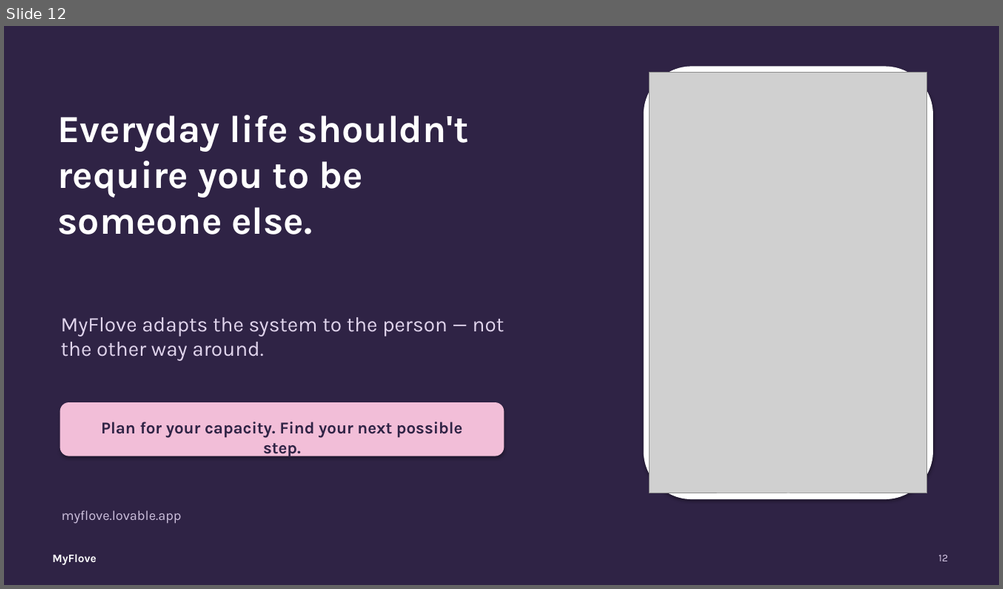
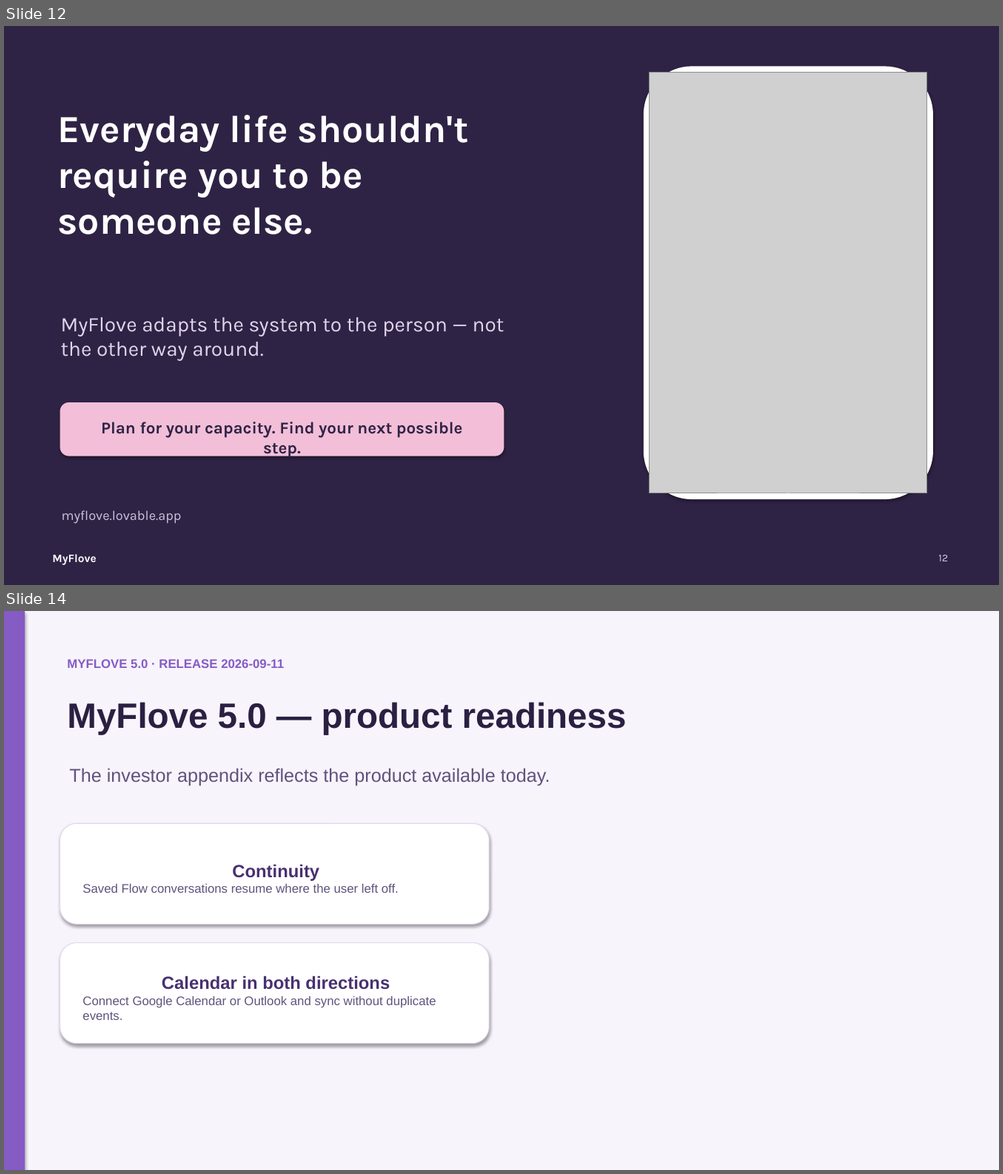
Before and after one commit to camillabaksi/myflove-926d3d31, a slide deck: public/pitch/MyFlove_Investor_Pitch_3min_EN.pptx. Shown one above the other, each under a label of ours: slide 12 before the commit, slides 12 and 14 after it; the slides between them are not shown. The pictures are 1003x589 and 1003x1174 pixels, drawn with LibreOffice and Linux fonts; fonts in the diff are those of the drawing; grey boxes stand for pictures. Boxes give left, top, right and bottom in pixels: in the first picture for what was removed or moved away, otherwise in the second. Text is boxed around its words. In the diff, an @@ line names an element or a change of style, - is before the commit and + after.

```diff
--- a/public/pitch/MyFlove_Investor_Pitch_3min_EN.pptx
+++ b/public/pitch/MyFlove_Investor_Pitch_3min_EN.pptx
@@ slide 14 added at bbox=[4, 611, 999, 1170], background #F7F4FC @@
@@ rectangle added at bbox=[4, 611, 25, 1170], fill #855BC4 @@
@@ text added at bbox=[67, 659, 284, 668], 12 pt, text #855BC4, bold @@
+MYFLOVE 5.0 · RELEASE 2026-09-11
@@ text added at bbox=[67, 702, 626, 735], 34 pt, text #292042, bold @@
+MyFlove 5.0 — product readiness
@@ text added at bbox=[69, 768, 550, 786], 18 pt, text #60537D @@
+The investor appendix reflects the product available today.
@@ rounded rectangle added at bbox=[60, 823, 489, 924], fill #FFFFFF, outline #E1D8EF 0.75 pt, 12 pt, text #60537D @@
+Continuity
+Saved Flow conversations resume where the user left off.
@@ rounded rectangle added at bbox=[60, 943, 489, 1044], fill #FFFFFF, outline #E1D8EF 0.75 pt, 12 pt, text #60537D @@
+Calendar in both directions
+Connect Google Calendar or Outlook and sync without duplicate events.
```
Also in this commit, not shown: 2 slides changed, 5 other files.
